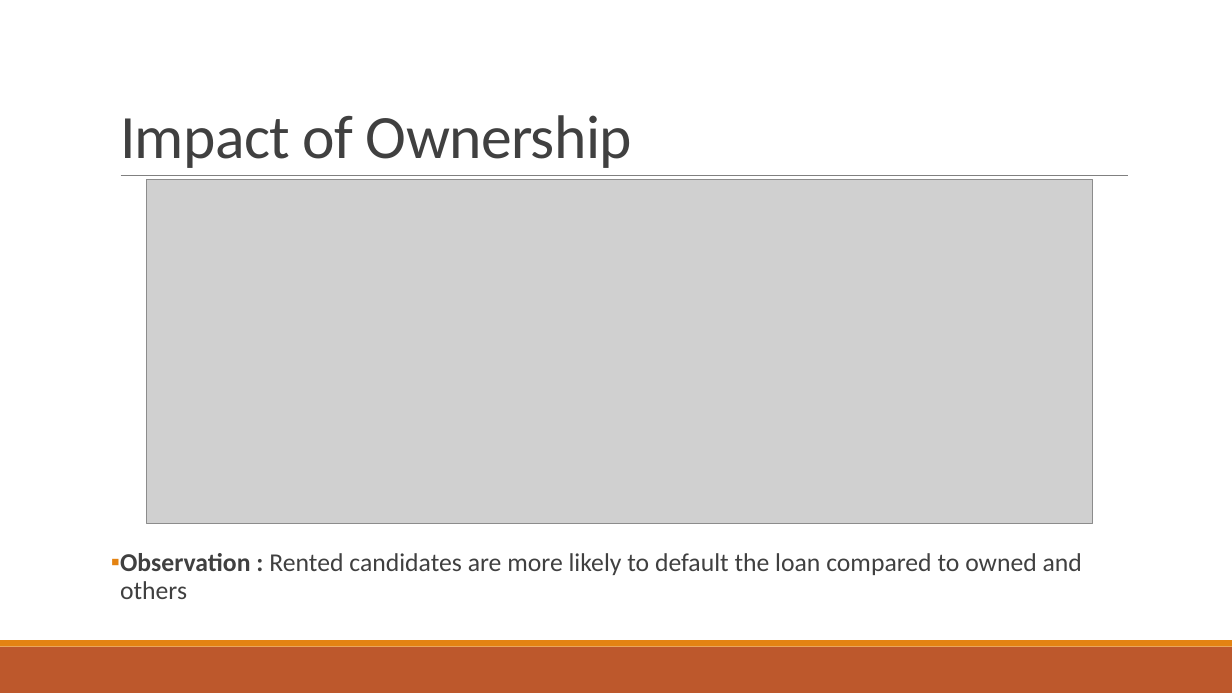
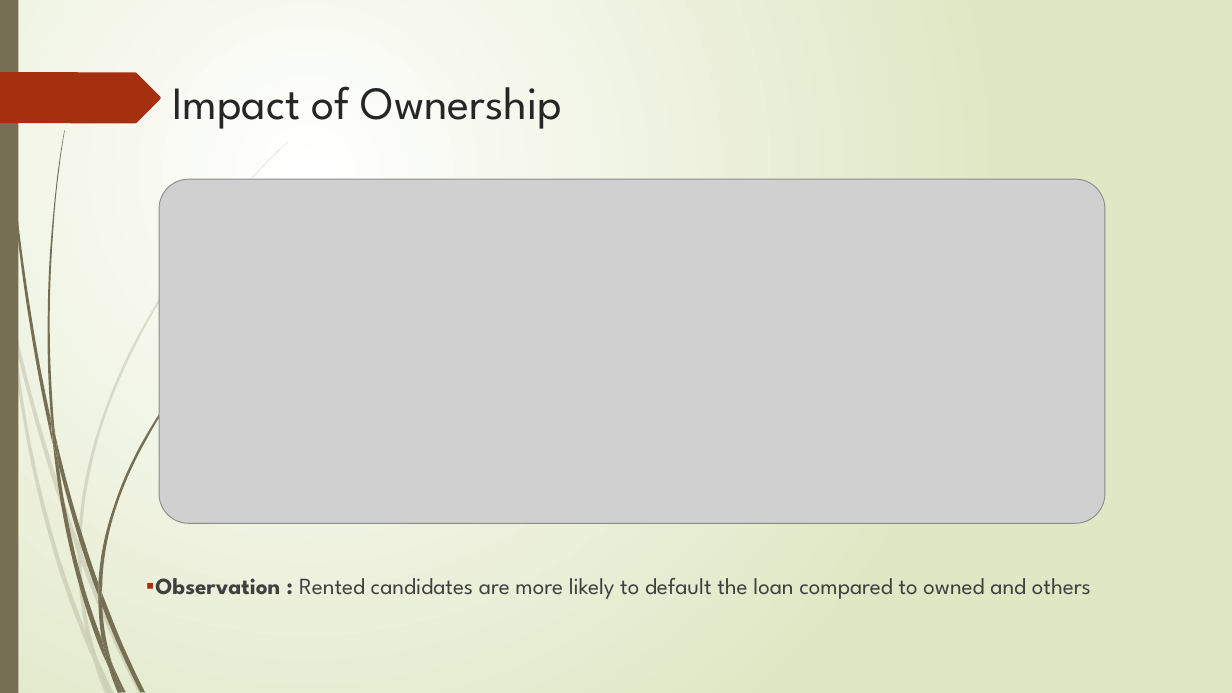
Before and after one commit to bitz-chauhan/lending_club_case_study, a slide deck: slide 7 of Lending Club Case Study.pptx. Drawn at 1232x693 pixels with LibreOffice and Linux fonts; fonts in the diff are those of the drawing; grey boxes stand for pictures. Boxes give left, top, right and bottom in pixels: in the first picture for what was removed or moved away, otherwise in the second. Text is boxed around its words. In the diff, an @@ line names an element or a change of style, - is before the commit and + after.

Commit message:
theme update

```diff
--- a/Lending Club Case Study.pptx
+++ b/Lending Club Case Study.pptx
@@ background #FFFFFF to gradient #FFFFFF to #DFE8C4 @@
@@ rectangle added at <box>0,0,18,693</box>, fill #766F54 @@
@@ freeform shape added at <box>0,72,161,123</box>, fill #A53010 @@
@@ title "Impact of Ownership": place and size @@
-title "Impact of Ownership" at <box>120,115,632,168</box>
+title "Impact of Ownership" at <box>172,86,562,129</box>
@@ title "Impact of Ownership" at <box>172,86,562,129</box>: size 48 to 36 pt, font Calibri to League Spartan, text colour #404040 to #262626, letter spacing -0.5 to 0 pt; line spacing 0.85 to 1; vertical alignment bottom to top @@
@@ line removed from (121, 176) to (1128, 176) @@
@@ picture: place and size @@
-picture at <box>147,179,1093,524</box>
+picture at <box>159,179,1105,524</box>
@@ text "Observation : Rented candidates are ...": place and size @@
-text "Observation : Rented candidates are ..." at <box>120,553,1082,599</box>
+text "Observation : Rented candidates are ..." at <box>155,578,1091,599</box>
@@ text "Observation : Rented candidates are ..." at <box>155,578,1091,599</box>: size 20 to 18 pt, font Calibri to League Spartan; bullet colour #E48312 to #A53010 @@
@@ rectangle removed at <box>0,647,1232,693</box> @@
@@ rectangle removed at <box>0,640,1232,647</box> @@
@@ group added at <box>0,141,288,693</box>: 10 freeform shapes @@
@@ group added at <box>3,0,240,693</box>: 12 freeform shapes @@
```
Also in this commit, not shown: 13 other slides changed.
